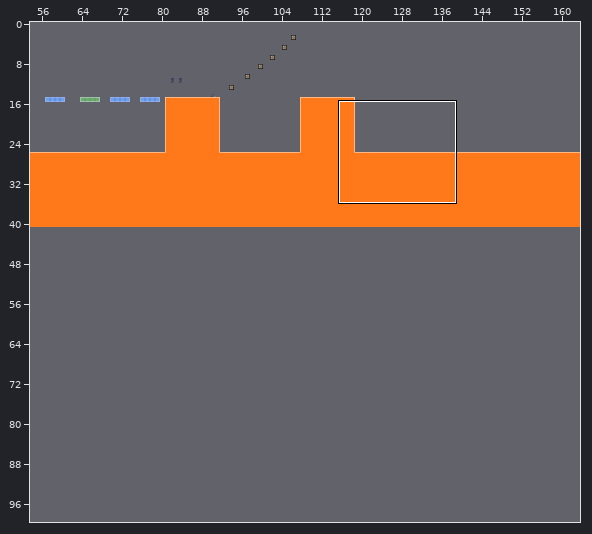
One commit to this Tiled map: assets/maps/level2.tmx. Above, an overview of the earlier version with the close-up marked.
Close-up. The starting point:
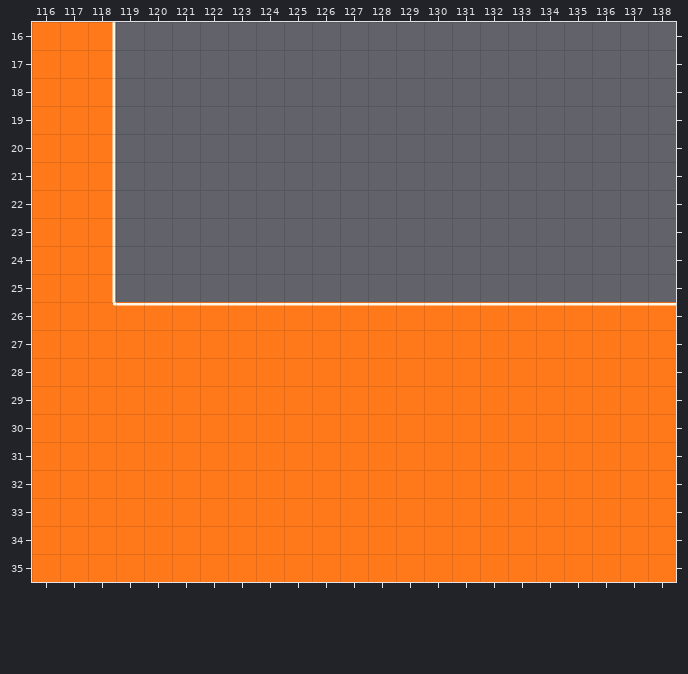
Cells are 32x32 px. Shown: x 116..138, y 16..35. The commit also changed other parts of the map, which this record leaves out.
And afterwards:
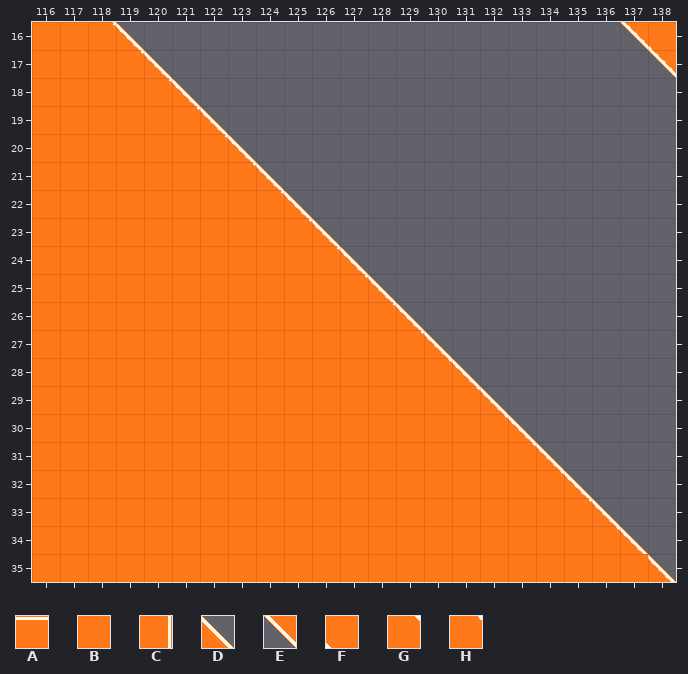
Key: from "OrangeA": A 0, B 13; from "orange2": C 0 turned 90, D 6 flipped left-right, E 6 turned 270, F 20 turned 270, G 20 turned 90, H 26.
_ is an empty cell.
Difference:
{"where": "layer \"SharedLayer\""}
{"y":16,"x":118,"old":"C_","new":"HD"}
{"y":16,"x":137,"old":"__","new":"EF"}
{"y":17,"x":118,"old":"C__","new":"BHD"}
{"y":17,"x":138,"old":"_","new":"E"}
{"y":18,"x":118,"old":"C___","new":"BBHD"}
{"y":19,"x":118,"old":"C____","new":"BBBHD"}
{"y":20,"x":118,"old":"C_____","new":"BBBBHD"}
{"y":21,"x":118,"old":"C______","new":"BBBBBHD"}
{"y":22,"x":118,"old":"C_______","new":"BBBBBBHD"}
{"y":23,"x":118,"old":"C________","new":"BBBBBBBHD"}
{"y":24,"x":118,"old":"C_________","new":"BBBBBBBBHD"}
{"y":25,"x":118,"old":"C__________","new":"BBBBBBBBBHD"}
{"y":26,"x":118,"old":"HAAAAAAAAAAAAAAAAAAAA","new":"BBBBBBBBBBHD_________"}
{"y":27,"x":129,"old":"BBBBBBBBBB","new":"HD________"}
{"y":28,"x":130,"old":"BBBBBBBBB","new":"GD_______"}
{"y":29,"x":131,"old":"BBBBBBBB","new":"GD______"}
{"y":30,"x":132,"old":"BBBBBBB","new":"GD_____"}
{"y":31,"x":133,"old":"BBBBBB","new":"GD____"}
{"y":32,"x":134,"old":"BBBBB","new":"GD___"}
{"y":33,"x":135,"old":"BBBB","new":"HD__"}
{"y":34,"x":136,"old":"BBB","new":"GD_"}
{"y":35,"x":138,"old":"B","new":"D"}
{"label":"changed","picture_box":[112,22,676,582]}
